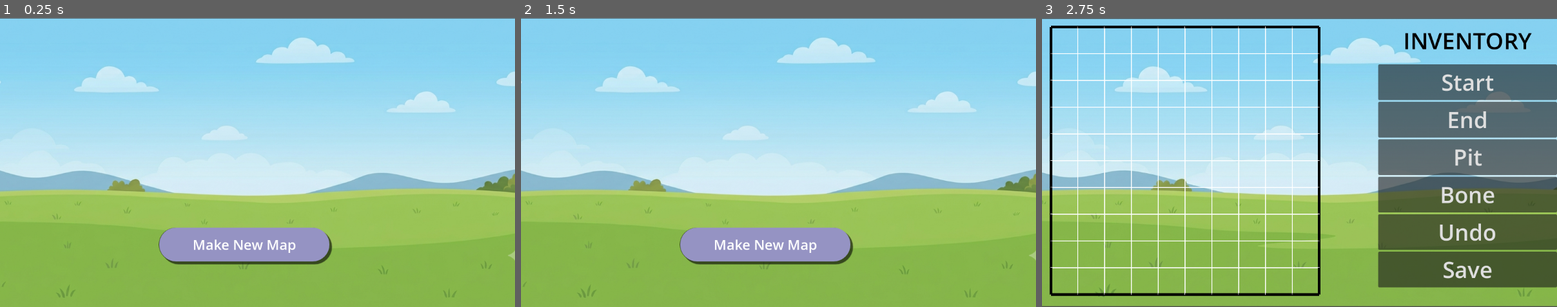
Above: before the commit, frames 1-3 (left to right).
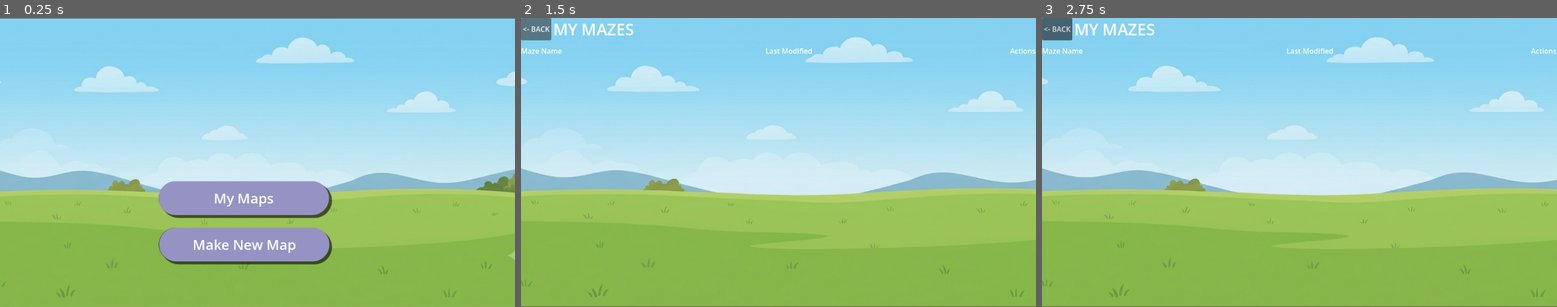
Above: after the commit, the same moments.

Repository: maybe0hiren/DoobyScoo
Game: Godot game, scene res://scenes/landing_page.tscn
Same seed, same stepped clock (60 frames per second), same inputs: the game is played once before the commit and once after it.
Inputs (mouse positions are in pixels of both pictures, inside the frame that each line leads up to):
- Up to frame 1 (0.25 s): no input
- Up to frame 2 (1.5 s): click (763, 197) at 0.5 s, where only the run after the commit has a clickable "My Maps"; click (536, 29) at 1.25 s, where only the run after the commit has a clickable "<- BACK"
- Up to frame 3 (2.75 s): click (1284, 243) at 2 s, where only the run before the commit has a clickable "Make New Map"

The runs differ from the first frame. In frame 1, 4.1% of the frame differs, in the area x 30-65%, y 56-70%; in frame 2, 11%; in frame 3, 35%, in the area x 0-100%, y 0-100%.

Commit message:
Started Load Page UI

Diff:
--- a/dooby-scoo-godot/Scripts/landing_page.gd
+++ b/dooby-scoo-godot/Scripts/landing_page.gd
@@ -1,13 +1,16 @@
 extends Node2D
 
 @onready var newMapButton: Button = $NewMapButton;
+@onready var myMapsButton: Button = $MyMapsButton;
 
 var ogPosition: Vector2;
+var ogPosition2: Vector2;
 
 
 # Called when the node enters the scene tree for the first time.
 func _ready() -> void:
 	ogPosition = newMapButton.position;
+	ogPosition2 = myMapsButton.position;
 
 
 # Called every frame. 'delta' is the elapsed time since the previous frame.
@@ -29,3 +32,19 @@
 	tween.tween_property(newMapButton, "position", ogPosition, 0.08);
 	await tween.finished;
 	get_tree().change_scene_to_file("res://scenes/map_editor_page.tscn");
+
+
+func _on_my_maps_button_button_down() -> void:
+	var tween = create_tween();
+	tween.set_trans(Tween.TRANS_QUAD);
+	tween.set_ease(Tween.EASE_OUT);
+	tween.tween_property(myMapsButton, "position", ogPosition2 + Vector2(5, 5), 0.08);
+
+
+func _on_my_maps_button_button_up() -> void:
+	var tween = create_tween();
+	tween.set_trans(Tween.TRANS_QUAD);
+	tween.set_ease(Tween.EASE_OUT);
+	tween.tween_property(myMapsButton, "position", ogPosition2, 0.08);
+	await tween.finished;
+	get_tree().change_scene_to_file("res://scenes/my_maps.tscn");
--- /dev/null
+++ b/dooby-scoo-godot/Scripts/my_maps.gd
@@ -0,0 +1,90 @@
+extends Control
+
+const ROW_SCENE = preload("res://scenes/mazeRow.tscn")
+const SAVE_DIR = "user://Mazes/"
+
+
+func _ready() -> void:
+	load_saved_mazes()
+	print("my_maps ready")
+	print(get_tree().current_scene.scene_file_path)
+
+
+func load_saved_mazes() -> void:
+
+	print("========== LOAD SAVED MAZES ==========")
+
+	var container = $MarginContainer/VBoxContainer/VBoxContainer2
+	print("Container:", container)
+
+	# Clear existing rows
+	for child in container.get_children():
+		child.queue_free()
+
+	print("Directory:", ProjectSettings.globalize_path(SAVE_DIR))
+
+	var dir = DirAccess.open(SAVE_DIR)
+
+	print("Dir:", dir)
+
+	if dir == null:
+		print("Failed to open directory.")
+		return
+
+	dir.list_dir_begin()
+
+	while true:
+
+		var file_name = dir.get_next()
+
+		if file_name == "":
+			print("End of directory.")
+			break
+
+		print("--------------------------------")
+		print("Found:", file_name)
+
+		if dir.current_is_dir():
+			print("Skipping directory.")
+			continue
+
+		if !file_name.ends_with(".json"):
+			print("Skipping non-json.")
+			continue
+
+		print("Instantiating row...")
+		var row = ROW_SCENE.instantiate()
+		print(row)
+
+		var path = SAVE_DIR + file_name
+		print("Loading:", path)
+
+		print("Before load")
+		var data = MazeSerializer.load(path)
+		print("After load")
+
+		print(data)
+
+		if data.is_empty():
+			print("Loaded data is empty.")
+			continue
+
+		print("Setting labels...")
+
+		#row.get_node("MazeName").text = data["metadata"]["maze_name"]
+
+		var modified = FileAccess.get_modified_time(path)
+		row.get_node("MazeName").text = "Test1"
+		row.get_node("LastModified").text = "Today"
+
+		#row.get_node("LastModified").text = Time.get_datetime_string_from_unix_time(modified)
+
+		print("Adding child...")
+		container.add_child(row)
+		row.custom_minimum_size = Vector2(800, 40)
+
+		print("Children:", container.get_child_count())
+
+	dir.list_dir_end()
+
+	print("========== DONE ==========")
--- a/dooby-scoo-godot/scenes/landing_page.tscn
+++ b/dooby-scoo-godot/scenes/landing_page.tscn
@@ -32,6 +32,14 @@
 theme_override_styles/panel = SubResource("StyleBoxFlat_nftrr")
 metadata/_edit_group_ = true
 
+[node name="Panel2" type="Panel" parent="." unique_id=134487511]
+offset_left = 355.0
+offset_top = 365.875
+offset_right = 734.9999
+offset_bottom = 441.87473
+theme_override_styles/panel = SubResource("StyleBoxFlat_nftrr")
+metadata/_edit_group_ = true
+
 [node name="NewMapButton" type="Button" parent="." unique_id=2028949283]
 offset_left = 356.0
 offset_top = 470.0
@@ -46,5 +54,21 @@
 text = "Make New Map"
 metadata/_edit_group_ = true
 
+[node name="MyMapsButton" type="Button" parent="." unique_id=1042898809]
+offset_left = 355.0
+offset_top = 366.0
+offset_right = 736.0
+offset_bottom = 442.0
+theme_override_colors/font_color = Color(1, 1, 1, 1)
+theme_override_font_sizes/font_size = 31
+theme_override_styles/normal = ExtResource("3_nftrr")
+theme_override_styles/pressed = ExtResource("3_nftrr")
+theme_override_styles/hover = ExtResource("3_nftrr")
+theme_override_styles/focus = ExtResource("3_nftrr")
+text = "My Maps"
+metadata/_edit_group_ = true
+
 [connection signal="button_down" from="NewMapButton" to="." method="_on_new_map_button_button_down"]
 [connection signal="button_up" from="NewMapButton" to="." method="_on_new_map_button_button_up"]
+[connection signal="button_down" from="MyMapsButton" to="." method="_on_my_maps_button_button_down"]
+[connection signal="button_up" from="MyMapsButton" to="." method="_on_my_maps_button_button_up"]
--- /dev/null
+++ b/dooby-scoo-godot/scenes/mazeRow.tscn
@@ -0,0 +1,32 @@
+[gd_scene format=3 uid="uid://bjtk22ylt51uj"]
+
+[node name="MazeRow" type="HBoxContainer" unique_id=382238219]
+custom_minimum_size = Vector2(0, 50)
+anchors_preset = 15
+anchor_right = 1.0
+anchor_bottom = 1.0
+grow_horizontal = 2
+grow_vertical = 2
+
+[node name="MazeName" type="Label" parent="." unique_id=564804351]
+layout_mode = 2
+size_flags_horizontal = 3
+text = "Maze Name"
+
+[node name="LastModified" type="Label" parent="." unique_id=568470801]
+layout_mode = 2
+size_flags_horizontal = 3
+text = "123"
+
+[node name="HBoxContainer" type="HBoxContainer" parent="." unique_id=11429392]
+layout_mode = 2
+size_flags_horizontal = 8
+theme_override_constants/separation = 12
+
+[node name="Edit" type="Button" parent="HBoxContainer" unique_id=1297271575]
+layout_mode = 2
+text = "Edit"
+
+[node name="Delete" type="Button" parent="HBoxContainer" unique_id=383937474]
+layout_mode = 2
+text = "Delete"
--- /dev/null
+++ b/dooby-scoo-godot/scenes/my_maps.tscn
@@ -0,0 +1,67 @@
+[gd_scene format=3 uid="uid://bm3ddrntpn30a"]
+
+[ext_resource type="Script" uid="uid://b71753bydk4hh" path="res://Scripts/my_maps.gd" id="1_c70ot"]
+[ext_resource type="Texture2D" uid="uid://nhaw43buishn" path="res://assets/backgroundImages/mainBG.png" id="2_bm3i5"]
+
+[node name="Control" type="Control" unique_id=2131106682]
+layout_mode = 3
+anchors_preset = 15
+anchor_right = 1.0
+anchor_bottom = 1.0
+grow_horizontal = 2
+grow_vertical = 2
+script = ExtResource("1_c70ot")
+
+[node name="BG" type="TextureRect" parent="." unique_id=900772553]
+layout_mode = 0
+offset_left = -189.0
+offset_right = 1395.0
+offset_bottom = 647.0
+texture = ExtResource("2_bm3i5")
+expand_mode = 1
+
+[node name="MarginContainer" type="MarginContainer" parent="." unique_id=666889859]
+layout_mode = 1
+anchors_preset = 15
+anchor_right = 1.0
+anchor_bottom = 1.0
+grow_horizontal = 2
+grow_vertical = 2
+
+[node name="VBoxContainer" type="VBoxContainer" parent="MarginContainer" unique_id=917699930]
+layout_mode = 2
+theme_override_constants/separation = 12
+
+[node name="Header" type="HBoxContainer" parent="MarginContainer/VBoxContainer" unique_id=497953448]
+layout_mode = 2
+
+[node name="BackButton" type="Button" parent="MarginContainer/VBoxContainer/Header" unique_id=1461089553]
+layout_mode = 2
+text = "<- BACK"
+
+[node name="Title" type="Label" parent="MarginContainer/VBoxContainer/Header" unique_id=1633731286]
+layout_mode = 2
+size_flags_horizontal = 4
+theme_override_font_sizes/font_size = 36
+text = "MY MAZES"
+
+[node name="ColumnHeaders" type="HBoxContainer" parent="MarginContainer/VBoxContainer" unique_id=542468777]
+layout_mode = 2
+
+[node name="MazeNameLabel" type="Label" parent="MarginContainer/VBoxContainer/ColumnHeaders" unique_id=1122667566]
+layout_mode = 2
+size_flags_horizontal = 3
+text = "Maze Name"
+
+[node name="LastModifiedLabel" type="Label" parent="MarginContainer/VBoxContainer/ColumnHeaders" unique_id=1577318951]
+layout_mode = 2
+size_flags_horizontal = 3
+text = "Last Modified"
+
+[node name="ActionsLabel" type="Label" parent="MarginContainer/VBoxContainer/ColumnHeaders" unique_id=614596875]
+layout_mode = 2
+size_flags_horizontal = 8
+text = "Actions"
+
+[node name="VBoxContainer2" type="VBoxContainer" parent="MarginContainer/VBoxContainer" unique_id=1852071237]
+layout_mode = 2
Not shown, added: dooby-scoo-godot/Scripts/my_maps.gd.uid
